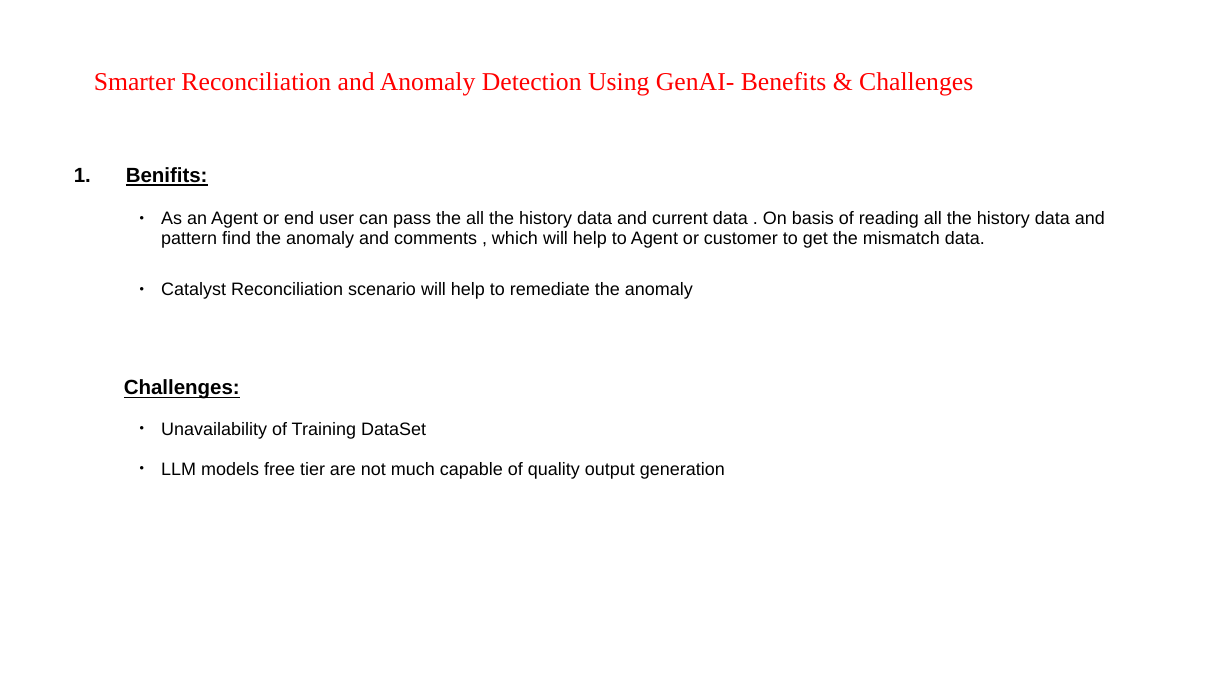
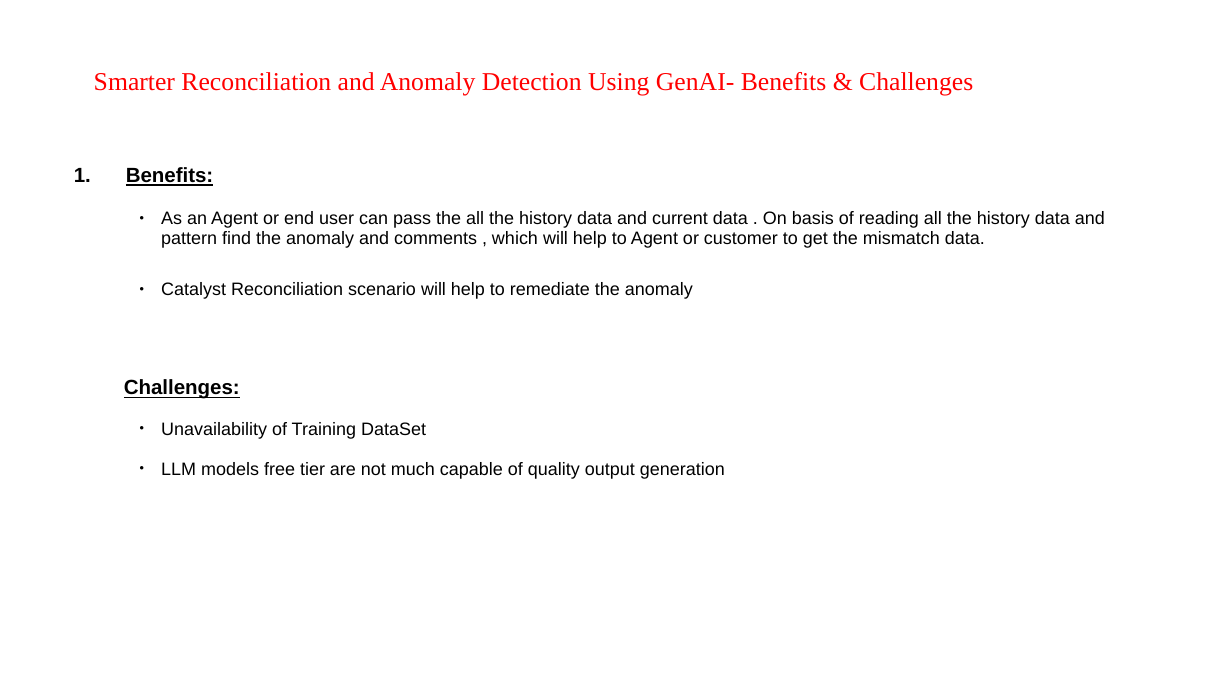
Before and after one commit to ewfx/sradg-dragon-team, a slide deck: slide 5 of artifacts/arch/Design_Approach_Smarter Reconcillation and Anomoly Detection Using GenAI_V1.1.pptx. Drawn at 1232x693 pixels with LibreOffice and Linux fonts; fonts in the diff are those of the drawing. Boxes give left, top, right and bottom in pixels: in the first picture for what was removed or moved away, otherwise in the second. Text is boxed around its words. In the diff, an @@ line names an element or a change of style, - is before the commit and + after.

Commit message:
ppt changed

```diff
--- a/artifacts/arch/Design_Approach_Smarter Reconcillation and Anomoly Detection Using GenAI_V1.1.pptx
+++ b/artifacts/arch/Design_Approach_Smarter Reconcillation and Anomoly Detection Using GenAI_V1.1.pptx
@@ subtitle at [126,167,214,186]: text changed @@
-1. Benifits:
+1. Benefits:
```
Also in this commit, not shown: 1 other slide changed, 1 slide removed.
